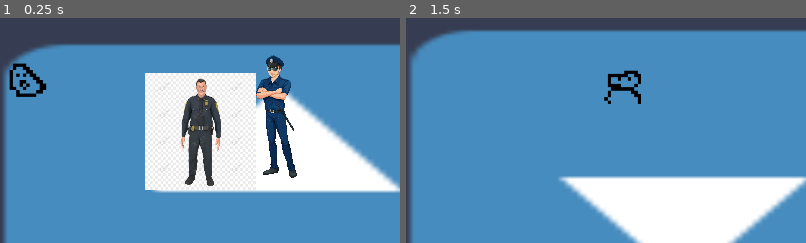
Above: before the commit, frames 1-2 (left to right).
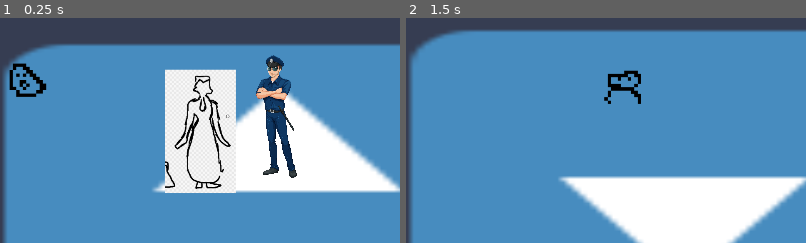
Above: after the commit, the same moments.

Repository: Nauviax/noirgame
Game: Godot game, scene res://scenes/main_scene.tscn
The game is run twice, just before and just after one commit, with the same random seed, the same clock (stepped at 60 frames per second) and the same inputs. The engine's default icon, where the game draws it, is replaced by a stand-in: a white triangle on a blue panel in a dark square.
Inputs (mouse positions are % of the whole screen's width and height, from its top left):
- Up to frame 1 (0.25 s): no input
- Up to frame 2 (1.5 s): click (47, 93) at 0.5 s; click (53, 93) at 1.27 s
The pictures show only the part of the screen within x 15-65%, y 13-63%; the shares and areas given below are measured in that part.

The runs differ from the first frame. In frame 1, 7.5% of the frame differs, in the area x 36-64%, y 22-78%; in frame 2, nothing differs.

Commit message:
feat: replaced character images and updated character1

Diff:
--- a/Character/Character1/character1.tscn
+++ b/Character/Character1/character1.tscn
@@ -1,13 +1,13 @@
 [gd_scene load_steps=5 format=3 uid="uid://dglf20iwoa2m6"]
 
 [ext_resource type="PackedScene" uid="uid://casoypfdm7e3l" path="res://character/base_character.tscn" id="1_y2oki"]
-[ext_resource type="Texture2D" uid="uid://bn60xm1vcn2pl" path="res://assets/sprites/Temp/police.png" id="2_m4npa"]
+[ext_resource type="Texture2D" uid="uid://b6skgu8rcnkdu" path="res://assets/sprites/Character/alison.png" id="2_43rrj"]
 
 [sub_resource type="SpriteFrames" id="SpriteFrames_pl3jf"]
 animations = [{
 "frames": [{
 "duration": 1.0,
-"texture": ExtResource("2_m4npa")
+"texture": ExtResource("2_43rrj")
 }],
 "loop": true,
 "name": &"default",
@@ -15,13 +15,12 @@
 }]
 
 [sub_resource type="RectangleShape2D" id="RectangleShape2D_2k2wy"]
-size = Vector2(266, 284)
+size = Vector2(170, 284)
 
-[node name="Character1" instance=ExtResource("1_y2oki")]
+[node name="Alison" instance=ExtResource("1_y2oki")]
 
 [node name="AnimatedSprite2D" parent="." index="0"]
 position = Vector2(0.999985, -1.00002)
-scale = Vector2(0.30893, 0.324507)
 sprite_frames = SubResource("SpriteFrames_pl3jf")
 
 [node name="SpeechBubble" parent="." index="1"]
@@ -62,5 +61,23 @@
 offset_bottom = -318.0
 
 [node name="CollisionShape2D" parent="ClickArea" index="0"]
-position = Vector2(2, -1)
+position = Vector2(1, -1)
 shape = SubResource("RectangleShape2D_2k2wy")
+
+[node name="NamePanel" parent="." index="5"]
+visible = false
+
+[node name="TextureRect" parent="NamePanel" index="0"]
+offset_left = 91.0
+offset_top = -130.0
+offset_right = 451.0
+offset_bottom = 230.0
+scale = Vector2(0.33, 0.33)
+
+[node name="Label" parent="NamePanel" index="1"]
+offset_left = 124.0
+offset_top = -85.0
+offset_right = 172.0
+offset_bottom = -62.0
+theme_override_colors/font_color = Color(0, 0, 0, 1)
+text = "Alison"
--- a/Character/base_character.gd
+++ b/Character/base_character.gd
@@ -2,6 +2,7 @@
 
 @onready var speech_bubble = $SpeechBubble
 @onready var thought_bubble = $ThoughtBubble
+@onready var name_panel = $NamePanel
 @onready var thought_bubble_timer = $ThoughtBubbleTimer
 @onready var click_area = $ClickArea
 
@@ -22,6 +23,12 @@
 		speech_bubble.visible = false
 		thought_bubble_timer.start()
 
+	name_panel.visible = false
+
 
 func _on_thought_bubble_timer_timeout() -> void:
 	thought_bubble.visible =  !thought_bubble.visible
+
+
+func _on_click_area_mouse_entered() -> void:
+	name_panel.visible = true
--- a/Character/base_character.tscn
+++ b/Character/base_character.tscn
@@ -71,6 +71,26 @@
 wait_time = 5.0
 autostart = true
 
+[node name="NamePanel" type="Control" parent="."]
+visible = false
+layout_mode = 3
+anchors_preset = 0
+offset_right = 40.0
+offset_bottom = 40.0
+
+[node name="TextureRect" type="TextureRect" parent="NamePanel"]
+layout_mode = 0
+offset_right = 40.0
+offset_bottom = 40.0
+texture = ExtResource("2_kujgu")
+
+[node name="Label" type="Label" parent="NamePanel"]
+layout_mode = 0
+offset_right = 40.0
+offset_bottom = 23.0
+text = "Name"
+
 [connection signal="input_event" from="ClickArea" to="." method="_on_click_area_input_event"]
+[connection signal="mouse_entered" from="ClickArea" to="." method="_on_click_area_mouse_entered"]
 [connection signal="mouse_exited" from="ClickArea" to="." method="_on_click_area_mouse_exited"]
 [connection signal="timeout" from="ThoughtBubbleTimer" to="." method="_on_thought_bubble_timer_timeout"]
--- a/scenes/locations/inside_location.tscn
+++ b/scenes/locations/inside_location.tscn
@@ -3,7 +3,7 @@
 [ext_resource type="PackedScene" uid="uid://btm57ihbnbuo6" path="res://scenes/locations/base_location.tscn" id="1_oshgo"]
 [ext_resource type="Texture2D" uid="uid://bycmduqjdjy14" path="res://randomplaceholders/Thing1.png" id="2_8owp1"]
 [ext_resource type="Texture2D" uid="uid://bbmyacmxyi05t" path="res://icon.svg" id="2_wkhv7"]
-[ext_resource type="PackedScene" uid="uid://dglf20iwoa2m6" path="res://Character/Character1/character1.tscn" id="4_ol0hn"]
+[ext_resource type="PackedScene" uid="uid://dglf20iwoa2m6" path="res://character/character1/character1.tscn" id="4_ol0hn"]
 [ext_resource type="PackedScene" uid="uid://byb1isfrym7sm" path="res://scenes/police_officer/police_officer_container.tscn" id="5_oujxf"]
 
 [node name="BaseLocation" instance=ExtResource("1_oshgo")]
--- a/scenes/main_scene.tscn
+++ b/scenes/main_scene.tscn
@@ -40,4 +40,4 @@
 size_flags_vertical = 8
 
 [connection signal="pressed" from="UI/LevelSelectToolbar/LevelSelect/LocationButton" to="UI/LevelSelectToolbar/LevelSelect/LocationButton" method="_on_pressed"]
-[connection signal="pressed" from="UI/LevelSelectToolbar/LevelSelect/@TextureButton@79238" to="UI/LevelSelectToolbar/LevelSelect/@TextureButton@79238" method="_on_pressed"]
+[connection signal="pressed" from="UI/LevelSelectToolbar/LevelSelect/@TextureButton@17252" to="UI/LevelSelectToolbar/LevelSelect/@TextureButton@17252" method="_on_pressed"]
Not shown, changed: Assets/Sprites/Bubble/speech bubble.png.import
Not shown, changed: Assets/Sprites/Bubble/thought bubble.png.import
Binary file added: Assets/Sprites/Character/alison.png
Not shown, changed: Assets/Sprites/Character/alison.png.import
Binary file added: Assets/Sprites/Character/alvin.png
Not shown, changed: Assets/Sprites/Character/alvin.png.import
Binary file added: Assets/Sprites/Character/barbra.png
Not shown, changed: Assets/Sprites/Character/barbra.png.import
Binary file removed: Assets/Sprites/Character/charSketch1.png
Binary file removed: Assets/Sprites/Character/charSketch10.png
Binary file removed: Assets/Sprites/Character/charSketch11.png
Binary file removed: Assets/Sprites/Character/charSketch12.png
(and 33 more such lines)
